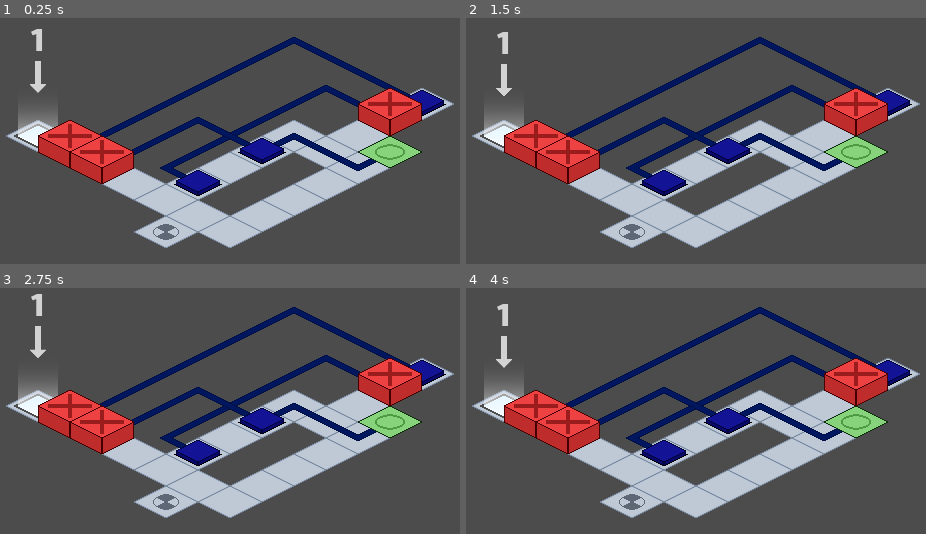
Above: before the commit, frames 1-4 (two rows, left to right).
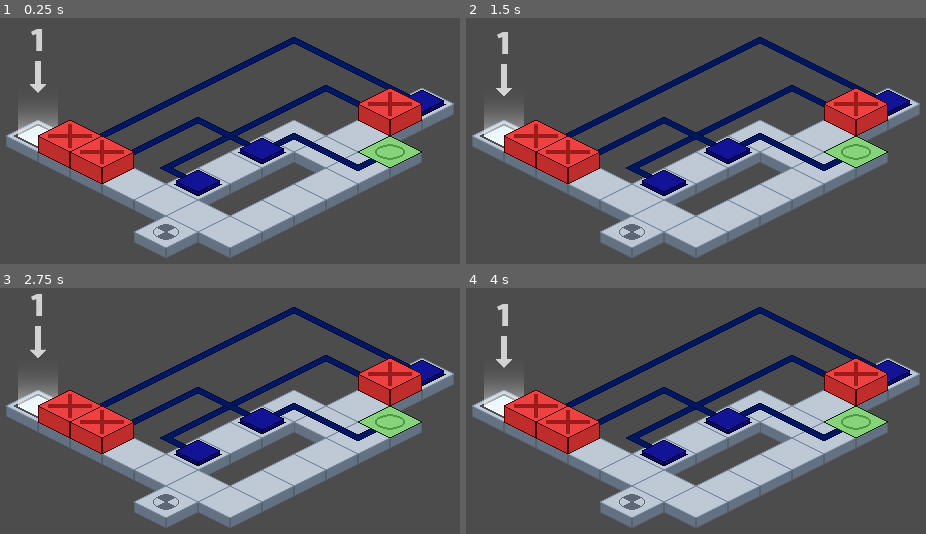
Above: after the commit, the same moments.

Repository: kdreese/gmtk-2022
Game: Godot game, scene res://src/levels/TwoPathsLevel.tscn
The game is run twice, just before and just after one commit, with the same random seed, the same clock (stepped at 60 frames per second) and the same inputs. This scene is started directly instead of the project's main scene.
Inputs:
- Up to frame 1 (0.25 s): no input
- Up to frame 2 (1.5 s): tap Enter at 0.5 s; hold D (move_right) 0.53-1.28 s; tap R (restart) at 1.25 s; hold S (move_back) from 1.28 s (still down)
- Up to frame 3 (2.75 s): tap R (restart) at 2 s; release S (move_back) at 2.03 s; hold D (move_right) from 2.03 s (still down)
- Up to frame 4 (4 s): tap R (restart) at 2.75, 3.5 s; release D (move_right) at 2.78 s; hold W (move_forward) 2.78-3.53 s; hold A (move_left) from 3.53 s (still down)

The runs differ from the first frame. In frame 1, 5.4% of the frame differs, in the area x 1-99%, y 35-98%; in frame 2, 5.4%; in frame 3, 5.4%; in frame 4, 5.4%.

Commit message:
Added depth to new level.

Diff:
--- a/src/levels/TwoPathsLevel.tscn
+++ b/src/levels/TwoPathsLevel.tscn
@@ -15,7 +15,7 @@
 tile_set = ExtResource( 3 )
 cell_size = Vector2( 64, 32 )
 format = 1
-tile_data = PoolIntArray( -196597, 0, 0, -65525, 0, 0, 10, 0, 0, 11, 0, 0, 12, 0, 0, 65546, 0, 0, 65548, 0, 0, 131082, 0, 0, 131084, 0, 0, 196618, 0, 0, 196620, 0, 0, 262150, 0, 0, 262153, 0, 0, 262154, 0, 0, 262155, 0, 0, 262156, 0, 0, 327691, 2, 0 )
+tile_data = PoolIntArray( -196597, 0, 0, -196596, 6, 0, -131060, 7, 0, -65525, 0, 0, -65523, 6, 0, 10, 0, 0, 11, 0, 0, 12, 0, 0, 13, 6, 0, 65546, 0, 0, 65547, 536870916, 0, 65548, 0, 0, 65549, 6, 0, 131082, 0, 0, 131083, 6, 0, 131084, 0, 0, 131085, 6, 0, 196618, 0, 0, 196619, 7, 0, 196620, 0, 0, 196621, 6, 0, 262150, 0, 0, 262153, 0, 0, 262154, 0, 0, 262155, 0, 0, 262156, 0, 0, 262157, 6, 0, 327686, 536870918, 0, 327687, 536870918, 0, 327688, 536870918, 0, 327689, 536870918, 0, 327690, 536870919, 0, 327691, 2, 0, 327692, 3, 0, 393227, 536870918, 0 )
 
 [node name="WireTileMap" type="TileMap" parent="."]
 mode = 1
